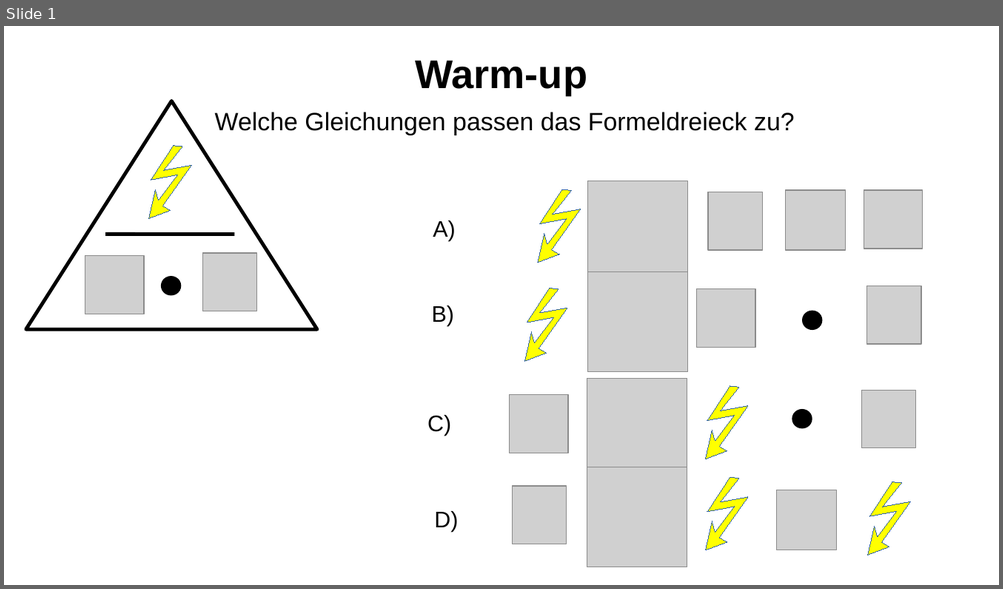
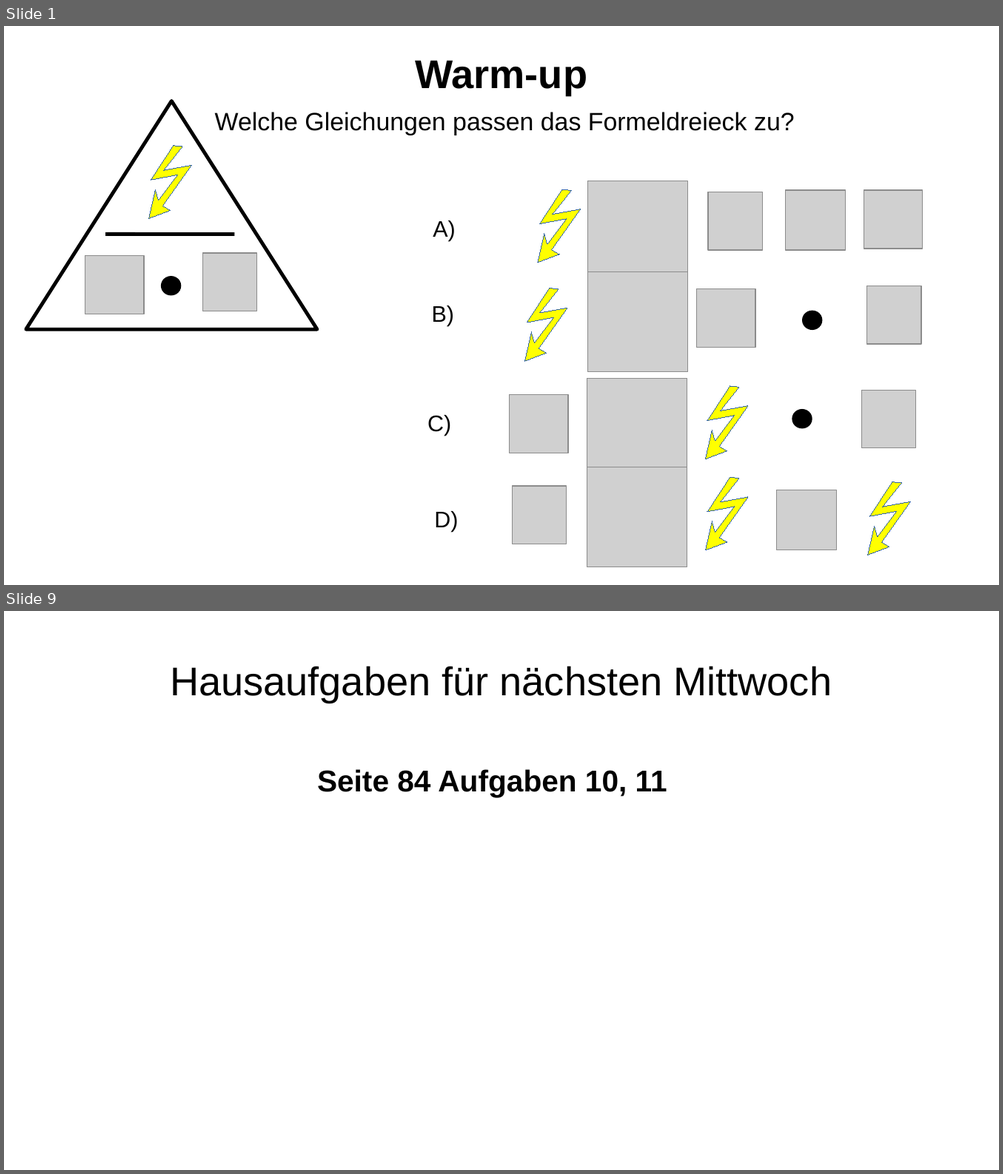
Before and after one commit to bearums/teaching, a slide deck: B5/Mathe/2024/B1/7er/Prozente/02/Warmup.odp. Shown one above the other, each under a label of ours: slide 1 before the commit, slides 1 and 9 after it; the slides between them are not shown. The pictures are 1003x589 and 1003x1174 pixels, drawn with LibreOffice and Linux fonts; fonts in the diff are those of the drawing; grey boxes stand for pictures. Boxes give left, top, right and bottom in pixels: in the first picture for what was removed or moved away, otherwise in the second. Text is boxed around its words. In the diff, an @@ line names an element or a change of style, - is before the commit and + after.

```diff
--- a/B5/Mathe/2024/B1/7er/Prozente/02/Warmup.odp
+++ b/B5/Mathe/2024/B1/7er/Prozente/02/Warmup.odp
@@ slide 9 added at (x1=4, y1=611, x2=999, y2=1170), background #FFFFFF @@
@@ title added at (x1=170, y1=666, x2=832, y2=703), 32 pt, text #000000 @@
+Hausaufgaben für nächsten Mittwoch
@@ text added at (x1=317, y1=769, x2=667, y2=797), 24 pt, text #000000, bold @@
+Seite 84 Aufgaben 10, 11
```
Also in this commit, not shown: 1 slide changed, 6 other slides added, 1 slide removed, 10 other files.
